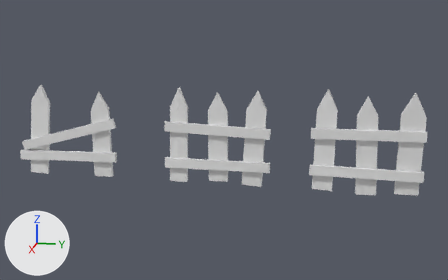
Renders of the Blender file Assets/3DObj/Fence.blend from each side of a commit.
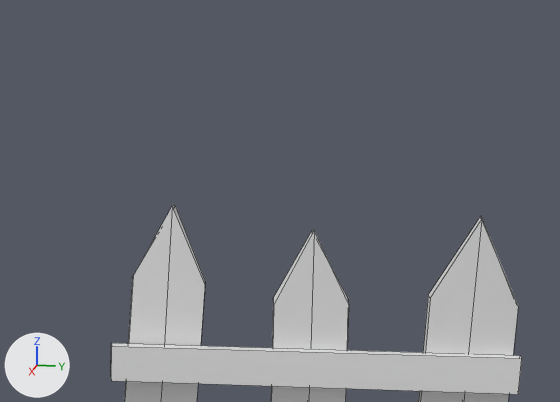
The first picture shows the older version from a 50 mm camera at (60.7, -25.7, 15.9) aimed at (-0.1, -37.8, 0.7). The close-ups show both versions on the part from 62% to 98% of the width and 11% to 52% of the height of that picture; other places that the commit changed are outside them. Every picture has the same lights, and +X, +Y and +Z are marked at lower left. The close-ups show mesh edges as thin lines.

The first close-up shows 'Cube.004', 'fence post.006', 'fence post.007', 'fence post.008'.
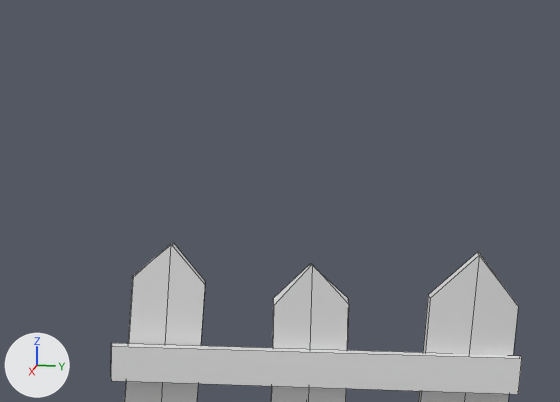
Edits to the bpy script that builds the scene:
```text
Change me_cube_023:
    where me_cube_023.from_pydata(...)  # 12 vertices, 10 faces; spans x -1.05..1.0, y -1.03..1.0, z -1.0..1.57
    used by ob_fence_post_006; location = (0.0, -19.4, 0.0); rotation_euler = (-0.0213, 0.037, 0.0), in degrees (-1.2, 2.1, 0); scale = (0.2, 1.15, 4.0)
    me_cube_023 part 1
    me_cube_023.vertices[9].co: (0.95, -0.02, 1.56) -> (1.13, 0.0, 1.32)  # pixel (481, 219) -> pixel (479, 255)
    me_cube_023.vertices[10].co: (-1.05, -0.01, 1.57) -> (-0.87, 0.01, 1.32)  # pixel (481, 215) -> pixel (478, 251)
Change me_cube_024:
    where me_cube_024.from_pydata(...)  # 12 vertices, 10 faces; spans x -1.23..1.26, y -1.02..1.05, z -1.0..1.5
    used by ob_fence_post_007; location = (0.0, -23.5, -0.23); rotation_euler = (0.0259, 0.0166, 0.0), in degrees (1.5, 1, 0); scale = (0.2, 1.0, 4.0)
    me_cube_024 part 2
    me_cube_024.vertices[9].co: (1.0, 0.03, 1.5) -> (1.08, 0.0, 1.26)  # pixel (314, 230) -> pixel (312, 264)
    me_cube_024.vertices[10].co: (-1.0, -0.02, 1.48) -> (-0.92, -0.04, 1.25)  # pixel (312, 230) -> pixel (310, 263)
Change me_cube_025:
    where me_cube_025.from_pydata(...)  # 12 vertices, 10 faces; spans x -1.23..1.0, y -1.01..1.02, z -1.01..1.5
    used by ob_fence_post_008; location = (0.0, -27.6, 0.13); rotation_euler = (-0.027, -0.018, 0.0), in degrees (-1.5, -1, 0); scale = (0.2, 1.0, 4.1)
    me_cube_025 part 3
    me_cube_025.vertices[9].co: (1.0, -0.04, 1.5) -> (0.9, -0.01, 1.24)  # pixel (172, 205) -> pixel (170, 243)
    me_cube_025.vertices[10].co: (-1.0, 0.03, 1.49) -> (-1.1, 0.06, 1.23)  # pixel (175, 205) -> pixel (173, 242)
```

Changed parts and their boxes (x1, y1, x2, y2) in the close-ups (560 x 402 px; the box of a moved part takes in the faces that stretch with it):
'fence post.006', reshaped
    before: (419, 216, 518, 402)
    after: (419, 251, 518, 402)
'fence post.008', reshaped
    before: (124, 205, 205, 402)
    after: (124, 243, 205, 402)
'fence post.007', reshaped
    before: (271, 230, 349, 402)
    after: (271, 264, 349, 402)
part 1 of me_cube_023, moved or reshaped
    before: (428, 216, 518, 402)
    after: (429, 251, 518, 402)
